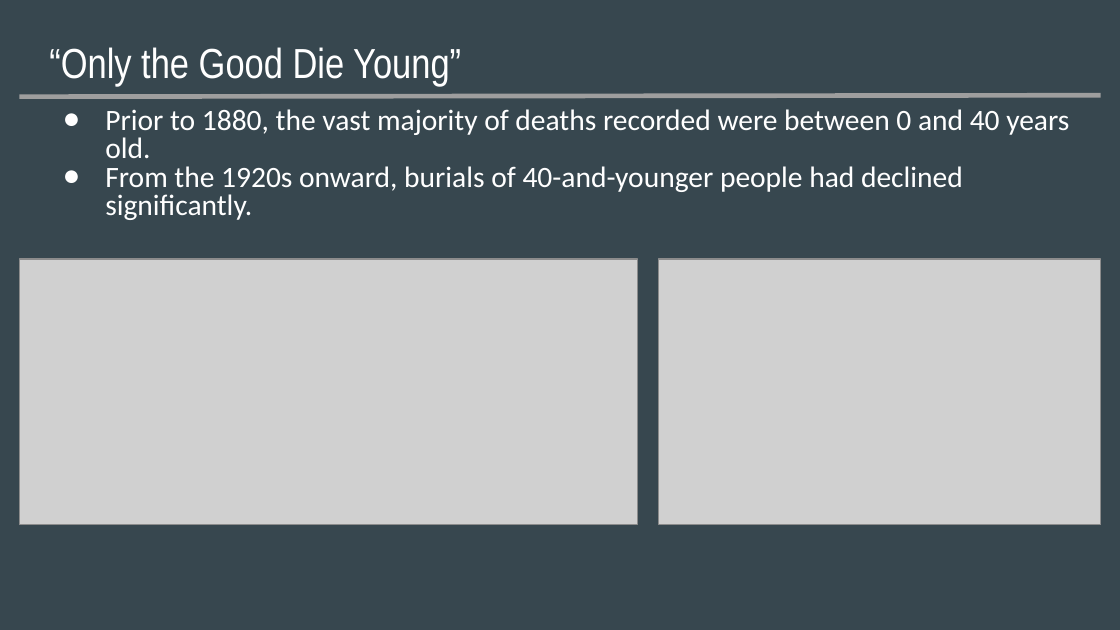
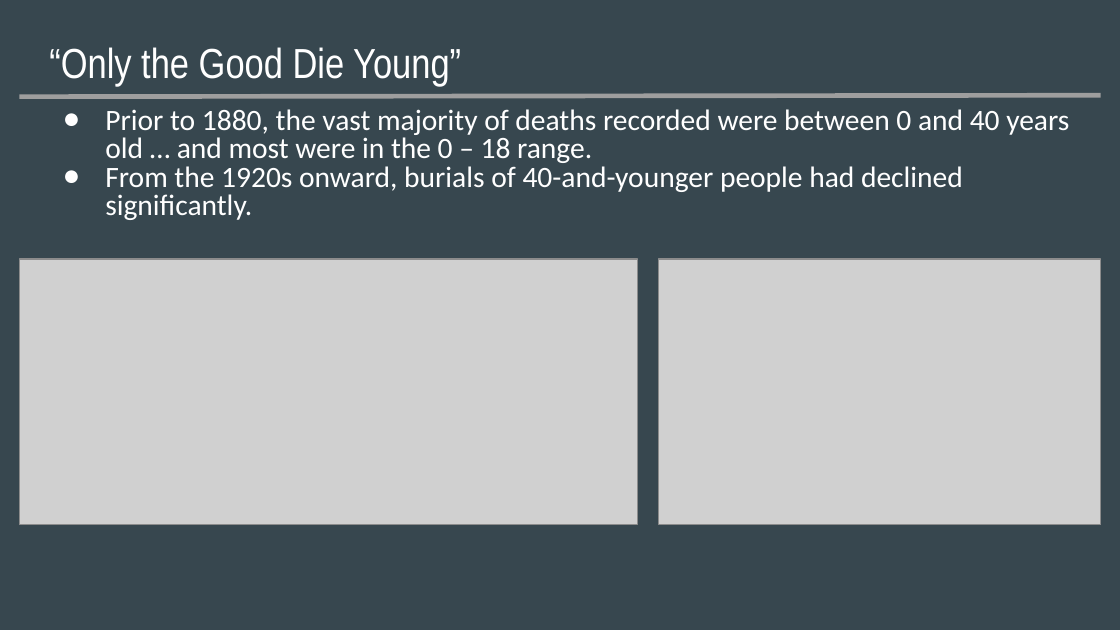
Before and after one commit to NSS-Data-Analytics-Cohort-9/city_cemetery-edwardbrown750, a slide deck: slide 5 of presentation/Ed Brown _ DA9_ City Cemetary.pptx. Drawn at 1120x630 pixels with LibreOffice and Linux fonts; fonts in the diff are those of the drawing; grey boxes stand for pictures. Boxes give left, top, right and bottom in pixels: in the first picture for what was removed or moved away, otherwise in the second. Text is boxed around its words. In the diff, an @@ line names an element or a change of style, - is before the commit and + after.

```diff
--- a/presentation/Ed Brown _ DA9_ City Cemetary.pptx
+++ b/presentation/Ed Brown _ DA9_ City Cemetary.pptx
@@ text at (105,109,1069,163): text changed @@
-● Prior to 1880, the vast majority of deaths recorded were between 0 and 40 years old.
+● Prior to 1880, the vast majority of deaths recorded were between 0 and 40 years old … and most were in the 0 – 18 range.
```
Also in this commit, not shown: 5 other slides changed.
